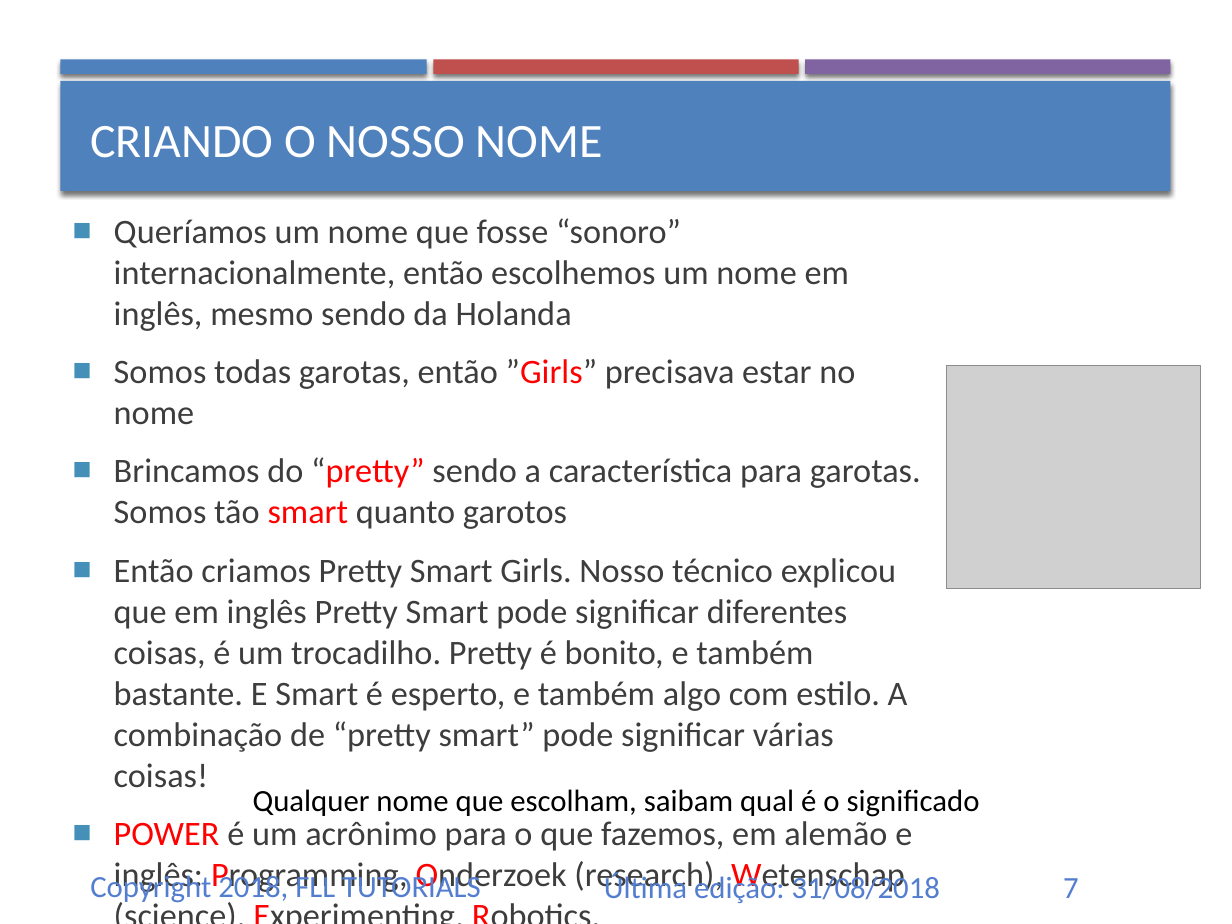
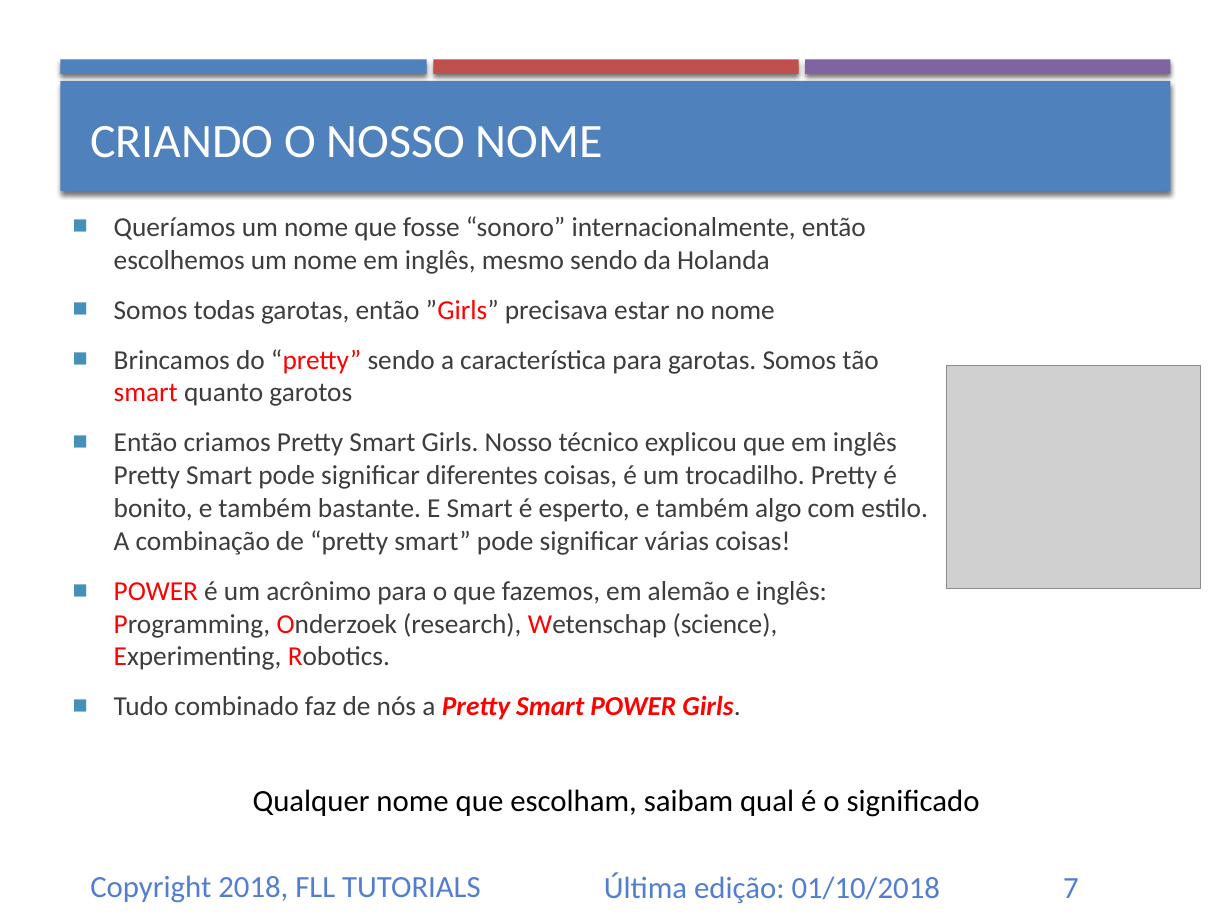
Before and after one commit to ev3lessons/FLL-Tutorials, a slide deck: slide 7 of translations/pt-br/CoreValues/IdentidadedaEquipe.pptx. Drawn at 1232x924 pixels with LibreOffice and Linux fonts; fonts in the diff are those of the drawing; grey boxes stand for pictures. Boxes give left, top, right and bottom in pixels: in the first picture for what was removed or moved away, otherwise in the second. Text is boxed around its words. In the diff, an @@ line names an element or a change of style, - is before the commit and + after.

```diff
--- a/translations/pt-br/CoreValues/IdentidadedaEquipe.pptx
+++ b/translations/pt-br/CoreValues/IdentidadedaEquipe.pptx
@@ text "Queríamos um nome que fosse ..." at (114, 216, 928, 720): size 20 to 16 pt @@
@@ text at (604, 872, 940, 903): text changed @@
-Última edição: 31/08/2018
+Última edição: 01/10/2018
```
Also in this commit, not shown: 12 other slides changed, 9 other files.
